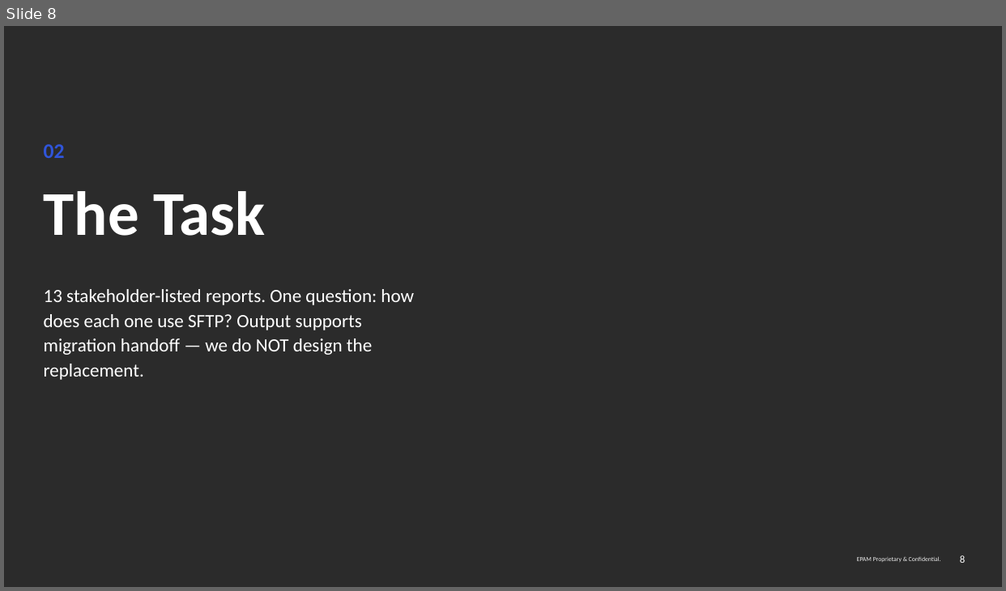
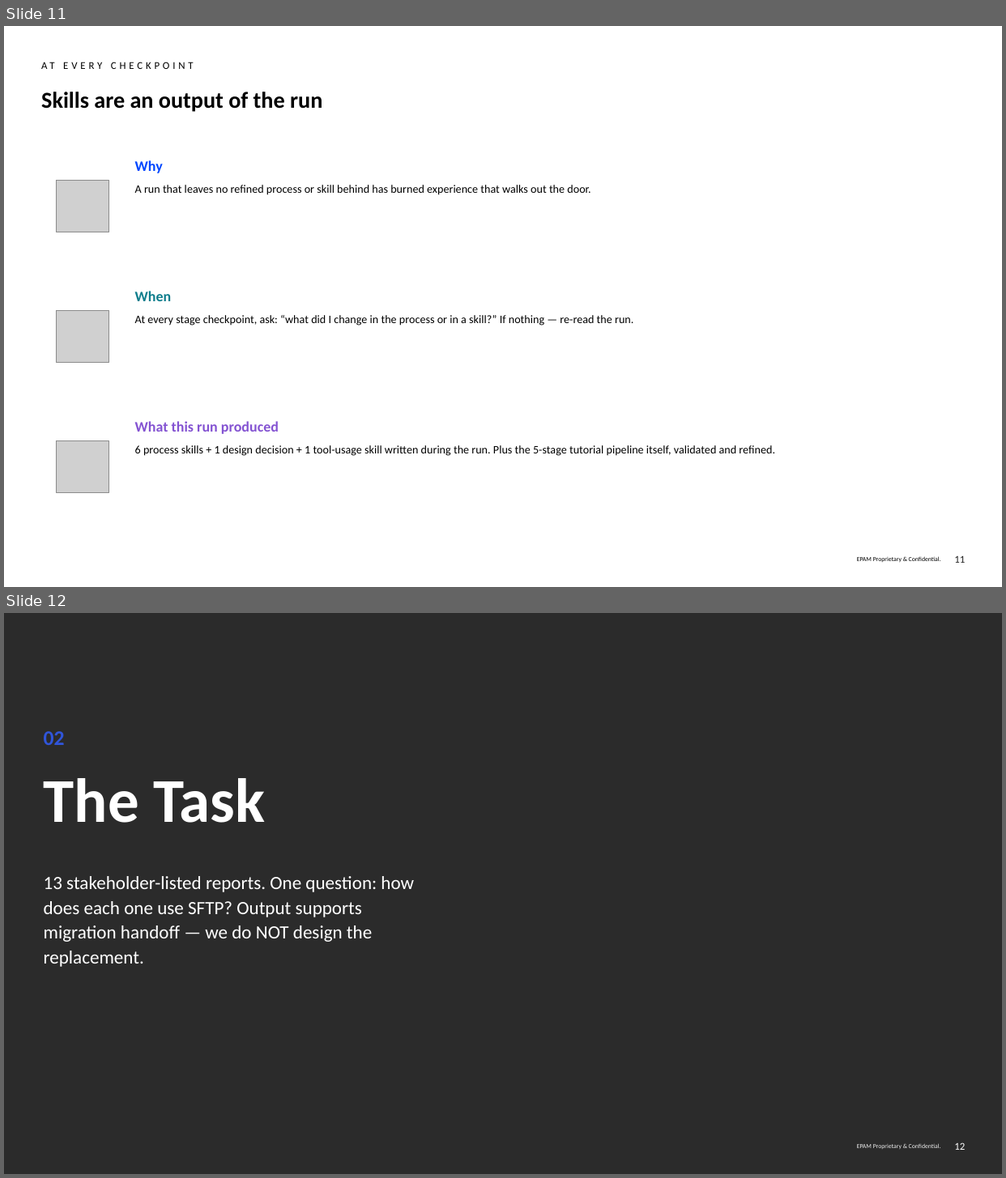
Before and after one commit to fr0ster/cloud-llm-hub, a slide deck: docs/tutorials/codebase-analysis/examples/report.simple-deck.pptx. Shown one above the other, each under a label of ours: slide 8 before the commit, slides 11 and 12 after it. The pictures are 1006x591 and 1006x1178 pixels, drawn with LibreOffice and Linux fonts; fonts in the diff are those of the drawing; grey boxes stand for pictures; background and template pictures are left out; a plain dark background stands for a picture behind light text. Boxes give left, top, right and bottom in pixels: in the first picture for what was removed or moved away, otherwise in the second. Text is boxed around its words. In the diff, an @@ line names an element or a change of style, - is before the commit and + after.

```diff
--- a/docs/tutorials/codebase-analysis/examples/report.simple-deck.pptx
+++ b/docs/tutorials/codebase-analysis/examples/report.simple-deck.pptx
@@ slide 11 added at box(4, 26, 1002, 587), background #FFFFFF; not listed: 2 template elements that a slide beside it also shows @@
@@ text added at box(41, 62, 54, 69), 10 pt, text #000000 @@
+AT EVERY CHECKPOINT
@@ title added at box(41, 92, 322, 112), 22 pt, text #000000, bold @@
+Skills are an output of the run
@@ text added at box(135, 160, 590, 195), 11 pt, text #000000 @@
+Why
+A run that leaves no refined process or skill behind has burned experience that walks out the door.
@@ picture added at box(57, 180, 108, 233) @@
@@ text added at box(135, 291, 633, 326), 11 pt, text #000000 @@
+When
+At every stage checkpoint, ask: “what did I change in the process or in a skill?” If nothing — re-read the run.
@@ picture added at box(57, 310, 108, 363) @@
@@ text added at box(135, 421, 775, 456), 11 pt, text #000000 @@
+What this run produced
+6 process skills + 1 design decision + 1 tool-usage skill written during the run. Plus the 5-stage tutorial pipeline itself, validated and refined.
@@ picture added at box(57, 441, 108, 493) @@
@@ what was slide 8 is now slide 12 @@
@@ page number at box(945, 1138, 965, 1156): text changed @@
-8
+12
@@ page number at box(954, 1143, 965, 1150): text changed @@
-8
+12
```
Also in this commit, not shown: 3 other slides added, 3 other files.
